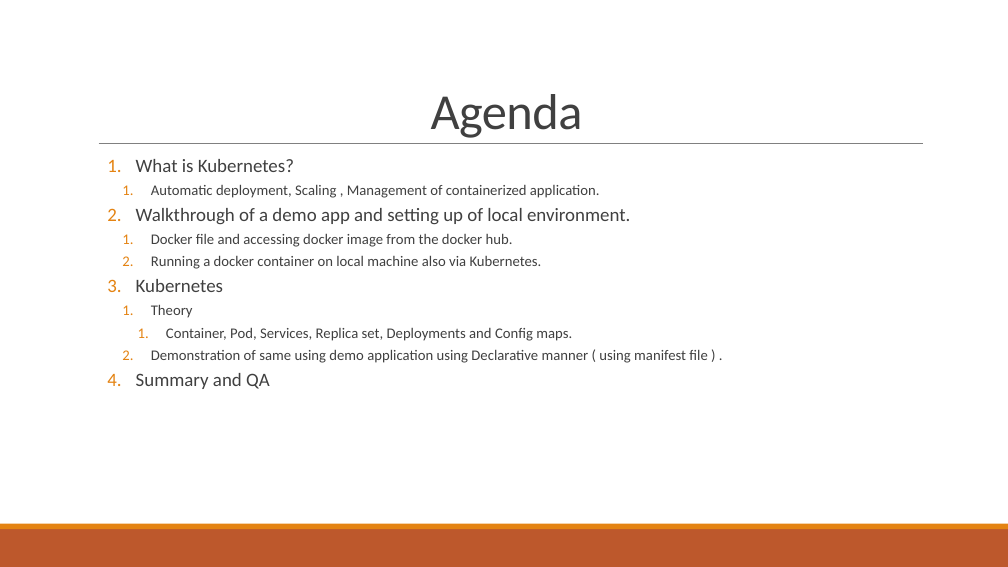
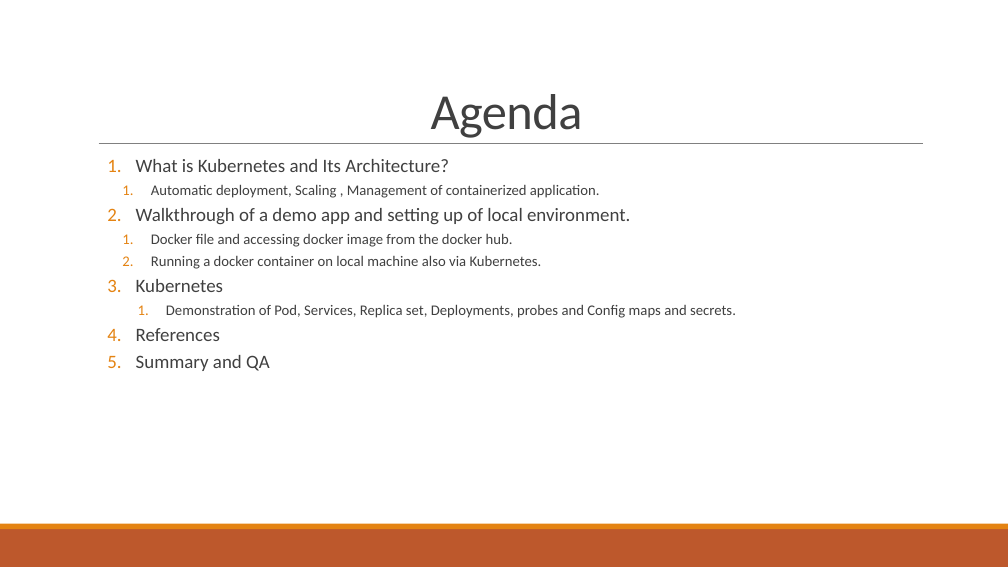
Before and after one commit to talktoamitdhir/kube, a slide deck: slide 2 of Understanding_Kubernetes/Kubernetes.pptx. Drawn at 1008x567 pixels with LibreOffice and Linux fonts; fonts in the diff are those of the drawing. Boxes give left, top, right and bottom in pixels: in the first picture for what was removed or moved away, otherwise in the second. Text is boxed around its words. In the diff, an @@ line names an element or a change of style, - is before the commit and + after.

Commit message:
Updated PPTX

```diff
--- a/Understanding_Kubernetes/Kubernetes.pptx
+++ b/Understanding_Kubernetes/Kubernetes.pptx
@@ text at (x1=136, y1=159, x2=449, y2=172): text changed @@
-  1. What is Kubernetes?
+  1. What is Kubernetes and Its Architecture?
@@ text at (x1=136, y1=304, x2=736, y2=341): text changed @@
-    1. Theory
-      1. Container, Pod, Services, Replica set, Deployments and Config maps.
-    2. Demonstration of same using demo application using Declarative manner ( using manifest file ) .
+      1. Demonstration of Pod, Services, Replica set, Deployments, probes and Config maps and secrets.
+  4. References
```
Also in this commit, not shown: 3 slides added, 1 slide removed, 9 other files.
